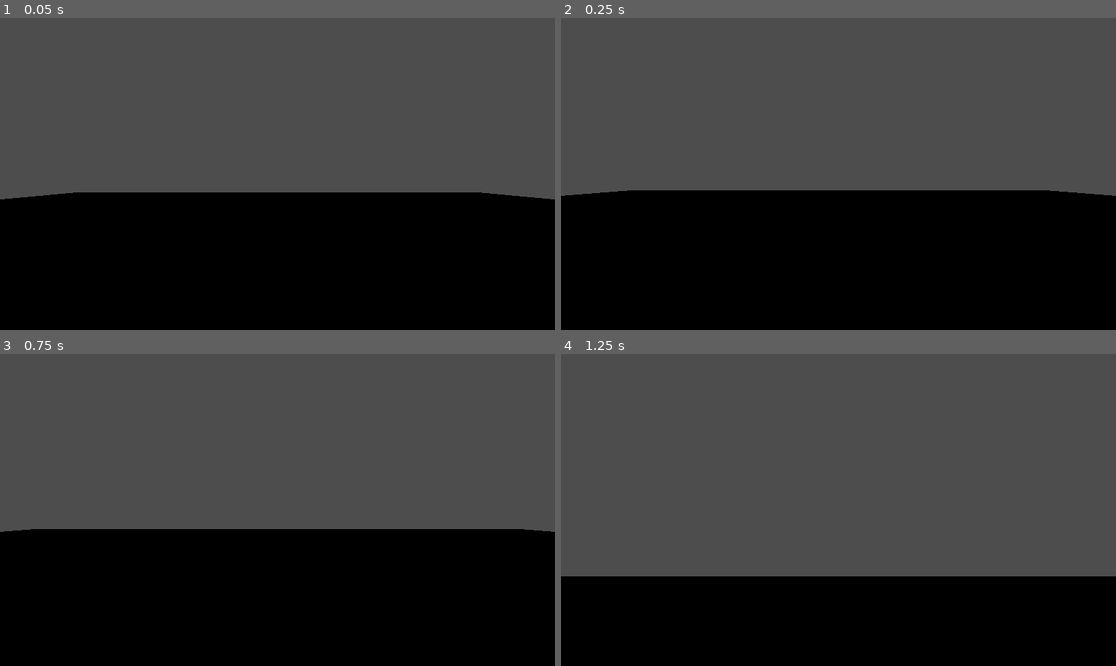
Above: before the commit, frames 1-4 (two rows, left to right).
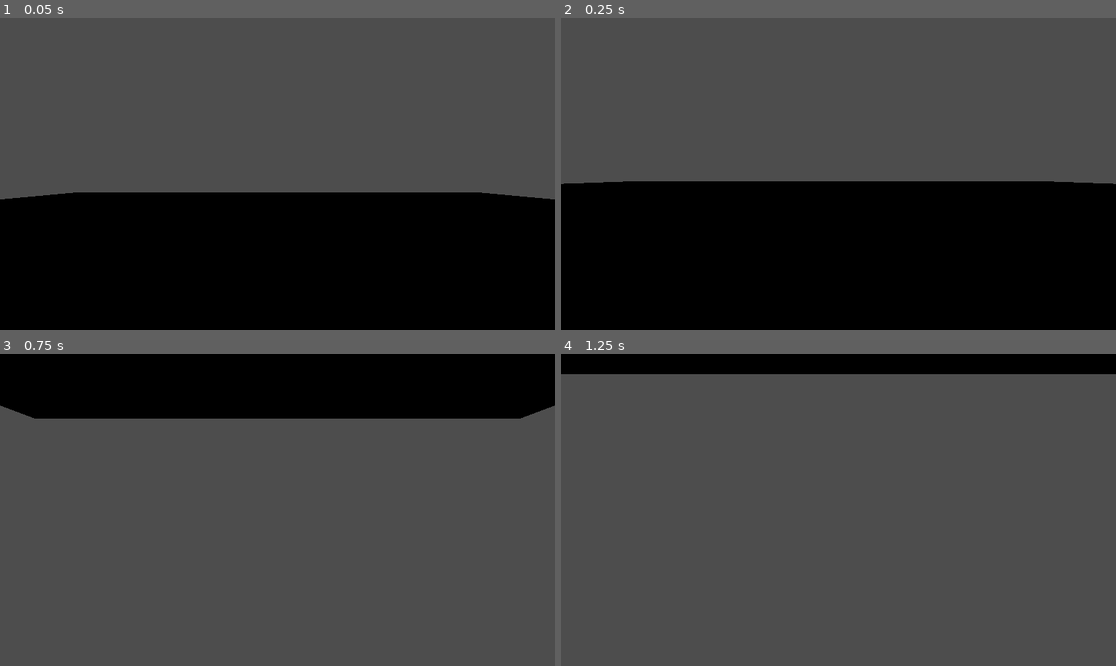
Above: after the commit, the same moments.

Repository: WildcatGameStudios/ScaryHouse
Game: Godot game, scene res://scenes/levels/refill_salt.tscn
Same seed, same stepped clock (60 frames per second), same inputs: the game is played once before the commit and once after it. This scene is started directly instead of the project's main scene.
Inputs:
- Up to frame 1 (0.05 s): no input
- Up to frame 2 (0.25 s): no input
- Up to frame 3 (0.75 s): hold W (move_forward) from 0.53 s (still down); hold Shift (run) from 0.53 s (still down)
- Up to frame 4 (1.25 s): keep holding W (move_forward); keep holding Shift (run); tap Space (jump) at 0.77 s

Frame 1 is identical in both runs. In frame 2, 3.0% of the frame differs, in the area x 0-100%, y 52-58%; in frame 3, 64%, in the area x 0-100%, y 0-100%; in frame 4, 35%.

Commit message:
grayboxing for dropper

Diff:
--- a/scenes/levels/refill_salt.tscn
+++ b/scenes/levels/refill_salt.tscn
@@ -4,47 +4,37 @@
 
 [node name="RefillSalt" type="Node3D" groups=["world"]]
 
-[node name="CSGBox3D" type="CSGBox3D" parent="."]
-transform = Transform3D(1, 0, 0, 0, 1, 0, 0, 0, 1, 0, 150, 0)
+[node name="CSGCombiner3D" type="CSGCombiner3D" parent="."]
+operation = 2
+
+[node name="CSGBox3D" type="CSGBox3D" parent="CSGCombiner3D"]
+transform = Transform3D(1, 0, 0, 0, 1, 0, 0, 0, 1, 0, 150, 25)
 use_collision = true
-size = Vector3(50, 1, 50)
+size = Vector3(50, 1, 100)
+
+[node name="CSGCylinder3D" type="CSGCylinder3D" parent="CSGCombiner3D"]
+transform = Transform3D(1, 0, 0, 0, 1, 0, 0, 0, 1, 0, 150, 50)
+operation = 2
+radius = 20.0
+height = 1.0
+sides = 50
+
+[node name="CSGCombiner3D2" type="CSGCombiner3D" parent="."]
+
+[node name="CSGCylinder3D" type="CSGCylinder3D" parent="CSGCombiner3D2"]
+transform = Transform3D(1, 0, 0, 0, 1, 0, 0, 0, 1, 0, 80.5, 50)
+radius = 20.0
+height = 140.0
+sides = 50
+
+[node name="CSGCylinder3D2" type="CSGCylinder3D" parent="CSGCombiner3D2"]
+transform = Transform3D(1, 0, 0, 0, 1, 0, 0, 0, 1, 0, 80.5, 50)
+operation = 2
+radius = 17.0
+height = 140.0
+sides = 50
 
 [node name="CSGBox3D2" type="CSGBox3D" parent="."]
-transform = Transform3D(1, 0, 0, 0, 1, 0, 0, 0, 1, 20, 150, 45)
-use_collision = true
-size = Vector3(10, 1, 40)
-
-[node name="CSGBox3D3" type="CSGBox3D" parent="."]
-transform = Transform3D(1, 0, 0, 0, 1, 0, 0, 0, 1, -20, 150, 45)
-use_collision = true
-size = Vector3(10, 1, 40)
-
-[node name="CSGBox3D4" type="CSGBox3D" parent="."]
-transform = Transform3D(1, 0, 0, 0, 1, 0, 0, 0, 1, 0, 150, 60)
-use_collision = true
-size = Vector3(30, 1, 10)
-
-[node name="CSGBox3D5" type="CSGBox3D" parent="."]
-transform = Transform3D(1, 0, 0, 0, 1, 0, 0, 0, 1, 0, 79.5, 55.5)
-use_collision = true
-size = Vector3(30, 140, 1)
-
-[node name="CSGBox3D6" type="CSGBox3D" parent="."]
-transform = Transform3D(1, 0, 0, 0, 1, 0, 0, 0, 1, 15.5, 79.5, 40)
-use_collision = true
-size = Vector3(1, 140, 30)
-
-[node name="CSGBox3D7" type="CSGBox3D" parent="."]
-transform = Transform3D(1, 0, 0, 0, 1, 0, 0, 0, 1, 0, 79.5, 24.5)
-use_collision = true
-size = Vector3(30, 140, 1)
-
-[node name="CSGBox3D8" type="CSGBox3D" parent="."]
-transform = Transform3D(1, 0, 0, 0, 1, 0, 0, 0, 1, -15.5, 79.5, 40)
-use_collision = true
-size = Vector3(1, 140, 30)
-
-[node name="CSGBox3D9" type="CSGBox3D" parent="."]
 transform = Transform3D(1, 0, 0, 0, 1, 0, 0, 0, 1, 0, 0, 53.7737)
 use_collision = true
 size = Vector3(150, 1, 150)
